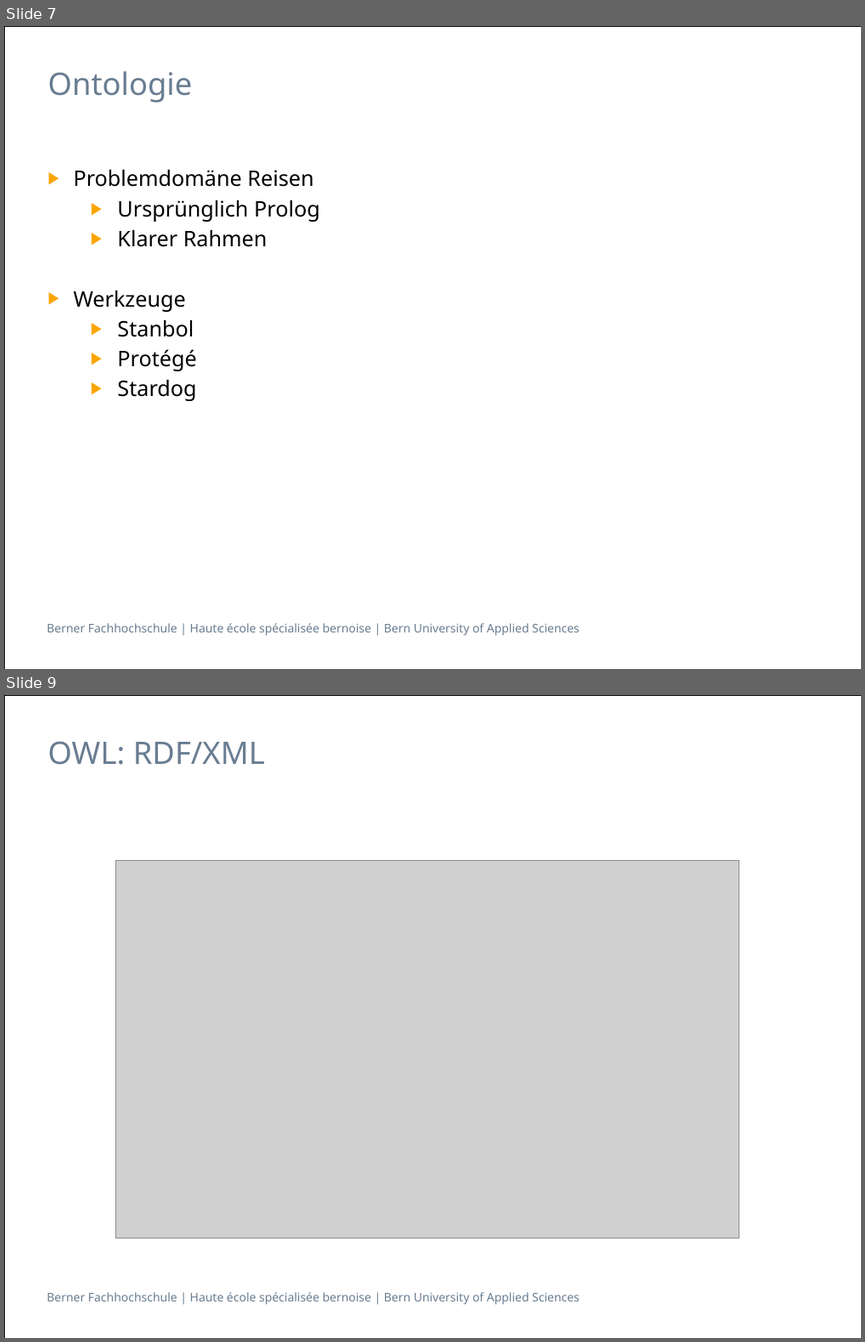
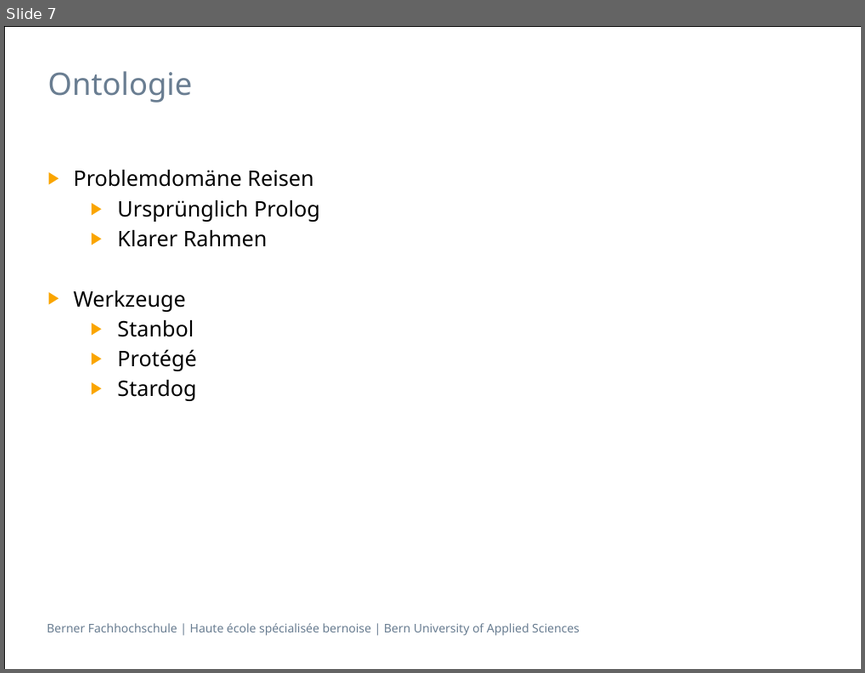
Before and after one commit to gunzm1/ElephantSearch, a slide deck: Doc/Semantische Datenbanken_bfh.pptx. Shown one above the other, each under a label of ours: slides 7 and 9 before the commit, slide 7 after it; the slides between them are not shown. The pictures are 865x1342 and 865x673 pixels, drawn with LibreOffice and Linux fonts; fonts in the diff are those of the drawing; grey boxes stand for pictures. Boxes give left, top, right and bottom in pixels: in the first picture for what was removed or moved away, otherwise in the second. Text is boxed around its words. In the diff, an @@ line names an element or a change of style, - is before the commit and + after.

```diff
--- a/Doc/Semantische Datenbanken_bfh.pptx
+++ b/Doc/Semantische Datenbanken_bfh.pptx
@@ slide 9 removed at (4,695,861,1338), background #FFFFFF; not listed: 2 template elements that a slide beside it also shows @@
@@ title removed at (48,741,265,765) @@
-OWL: RDF/XML
@@ picture removed at (116,861,739,1237) @@
```
Also in this commit, not shown: 4 slides changed, 2 slides added, 3 other files.
